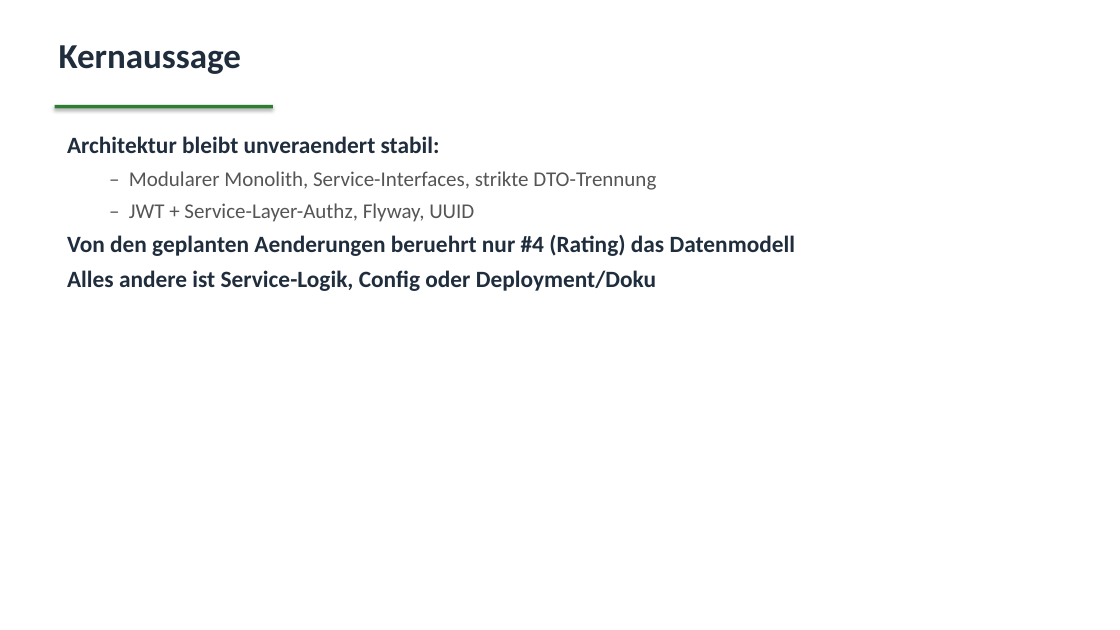
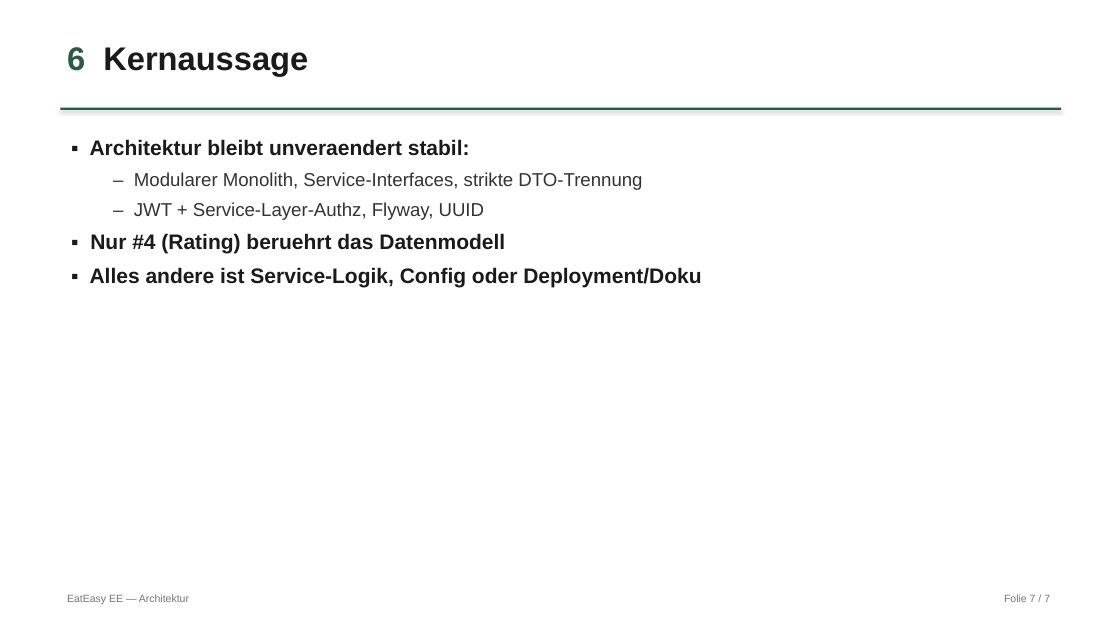
Before and after one commit to thnndnly/EatEasyRepository, a slide deck: slide 7 of EatEasy-Architektur.pptx. Drawn at 1120x630 pixels with LibreOffice and Linux fonts; fonts in the diff are those of the drawing. Boxes give left, top, right and bottom in pixels: in the first picture for what was removed or moved away, otherwise in the second. Text is boxed around its words. In the diff, an @@ line names an element or a change of style, - is before the commit and + after.

```diff
--- a/EatEasy-Architektur.pptx
+++ b/EatEasy-Architektur.pptx
@@ text at (67,47,308,76): text changed; size 30 to 28 pt; font Calibri to Arial; text colour #1F2D3D to #1A1A1A @@
-Kernaussage
+6 Kernaussage
@@ rectangle: place and size @@
-rectangle at (55,105,273,108)
+rectangle at (60,108,1061,110)
@@ rectangle at (60,108,1061,110): fill #2E7D32 to #2D5A47 @@
@@ text at (90,139,470,156): text changed; size 20 to 18 pt; font Calibri to Arial; text colour #1F2D3D to #1A1A1A @@
-Architektur bleibt unveraendert stabil:
+▪ Architektur bleibt unveraendert stabil:
@@ text at (134,172,642,220): size 18 to 16 pt, font Calibri to Arial, text colour #555555 to #333333 in "– Modularer Monolith, Service-Interfaces, strikte DTO-Trennu ...", "– JWT + Service-Layer-Authz, Flyway, UUID"; more space between paragraphs @@
@@ text at (90,233,701,287): text changed; size 20 to 18 pt; font Calibri to Arial; text colour #1F2D3D to #1A1A1A @@
-Von den geplanten Aenderungen beruehrt nur #4 (Rating) das Datenmodell
-Alles andere ist Service-Logik, Config oder Deployment/Doku
+▪ Nur #4 (Rating) beruehrt das Datenmodell
+▪ Alles andere ist Service-Logik, Config oder Deployment/Doku
@@ text added at (67,594,189,604), 9 pt, text #777777 @@
+EatEasy EE — Architektur
@@ text added at (1004,594,1050,602), 9 pt, text #777777 @@
+Folie 7 / 7
```
Also in this commit, not shown: 6 other slides changed, 3 other files.
